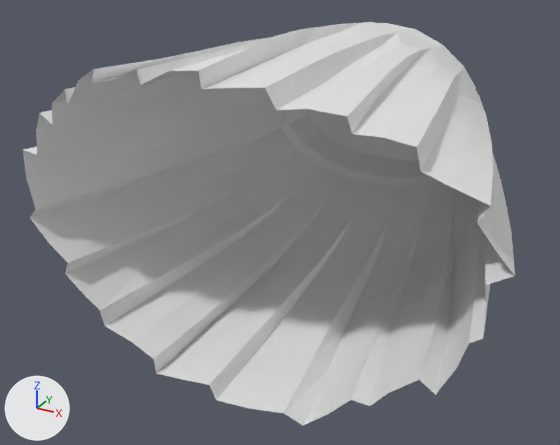
The Blender file public/models/skirt_mesh_sitting_animation.blend, before and after one commit.
Both versions are drawn from a camera (50 mm lens) standing at (28.4, 30.2, 24.4) and looking at (-1.9, 85.4, -3.3). Arrows for +X, +Y and +Z are at lower left; the lights stay in place. The picture after the commit comes second.

The first picture shows 'Skirt_Animated_Bottoms'.
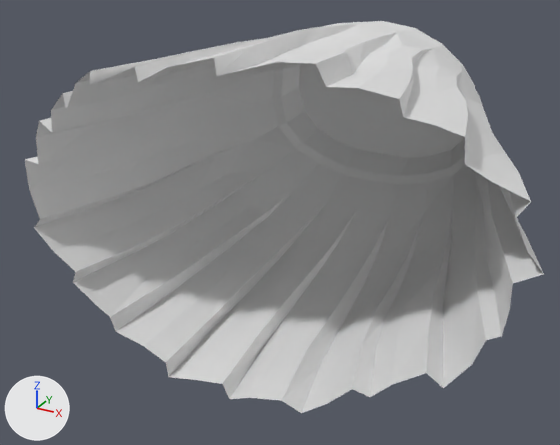
The newer file adds a shape key; the second version is drawn at full value of the shape key 'Delta_001' of 'Skirt_Animated_Bottoms', and the change is written as the vertex moves it makes.

Changed parts and their boxes [x1, y1, x2, y2] in the pictures (560 x 445 px):
'Skirt_Animated_Bottoms', reshaped: before [23, 22, 515, 425]; after [25, 21, 544, 413]

The edits, one by one:
me_bottomsskirtanimationmesh is used by ob_skirt_animated_bottoms; location (0.0, 0.0, 0.0).
me_bottomsskirtanimationmesh had 381 vertices, 700 faces and spanned x -20.3..20.8, y 71.5..104.9, z -15.3..13.6.
me_bottomsskirtanimationmesh now has 381 vertices, 700 faces and spans x -19.6..22.3, y 71.7..105.2, z -14.9..14.2.
me_bottomsskirtanimationmesh part 1: 335 of 381 vertices moved; they spanned x -20.3..20.8, y 71.5..104.9, z -15.3..13.2 and now span x -19.6..22.3, y 71.7..105.2, z -14.9..14.2; mean shift (0.3, 0.1, 0.0); largest move (4.6, 71.6, 12.6) -> (7.5, 72.7, 14.2).
